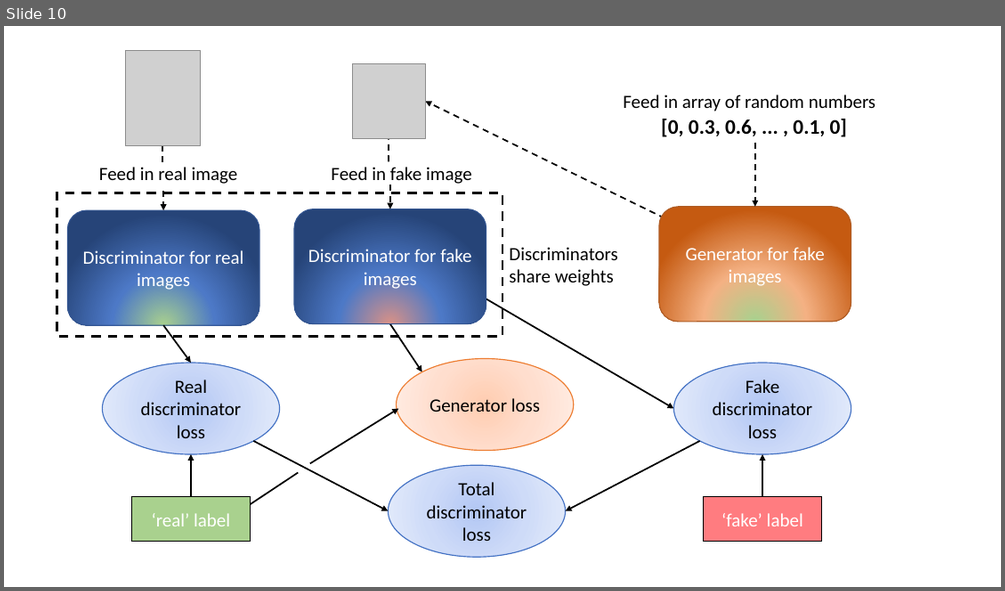
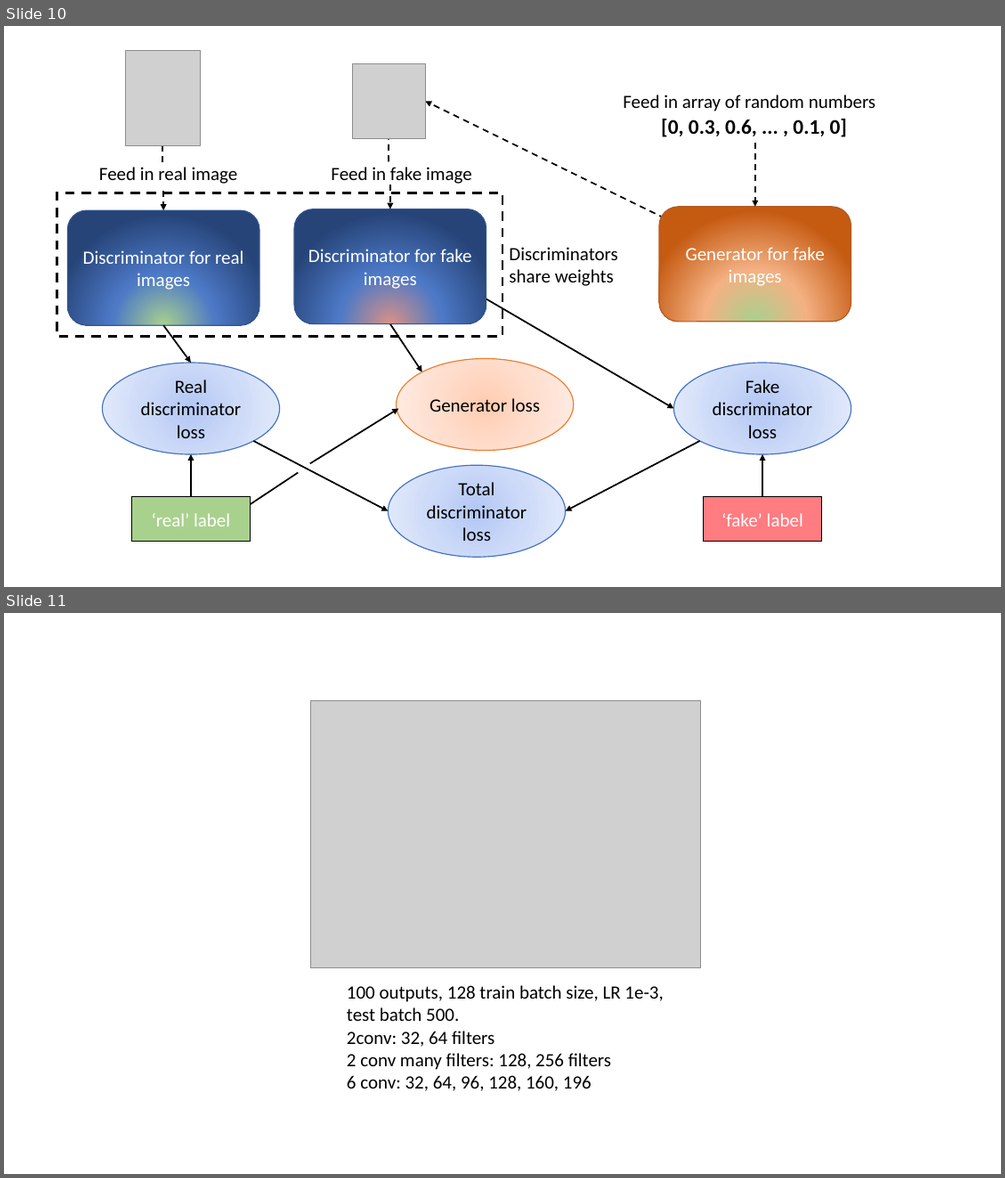
Before and after one commit to SebStrug/ML-for-Chinese-Calligraphy, a slide deck: Compiled graphs.pptx. Shown one above the other, each under a label of ours: slide 10 before the commit, slides 10 and 11 after it. The pictures are 1005x591 and 1005x1178 pixels, drawn with LibreOffice and Linux fonts; fonts in the diff are those of the drawing; grey boxes stand for pictures. Boxes give left, top, right and bottom in pixels: in the first picture for what was removed or moved away, otherwise in the second. Text is boxed around its words. In the diff, an @@ line names an element or a change of style, - is before the commit and + after.

Commit message:
Updated presentation

```diff
--- a/Compiled graphs.pptx
+++ b/Compiled graphs.pptx
@@ slide 11 added at [4,613,1001,1174], background #FFFFFF @@
@@ picture added at [310,700,701,968] @@
@@ text added at [347,985,663,1091], 18 pt, text #000000 @@
+100 outputs, 128 train batch size, LR 1e-3, test batch 500.
+2conv: 32, 64 filters
+2 conv many filters: 128, 256 filters
+6 conv: 32, 64, 96, 128, 160, 196
```
Also in this commit, not shown: 2 other files.
